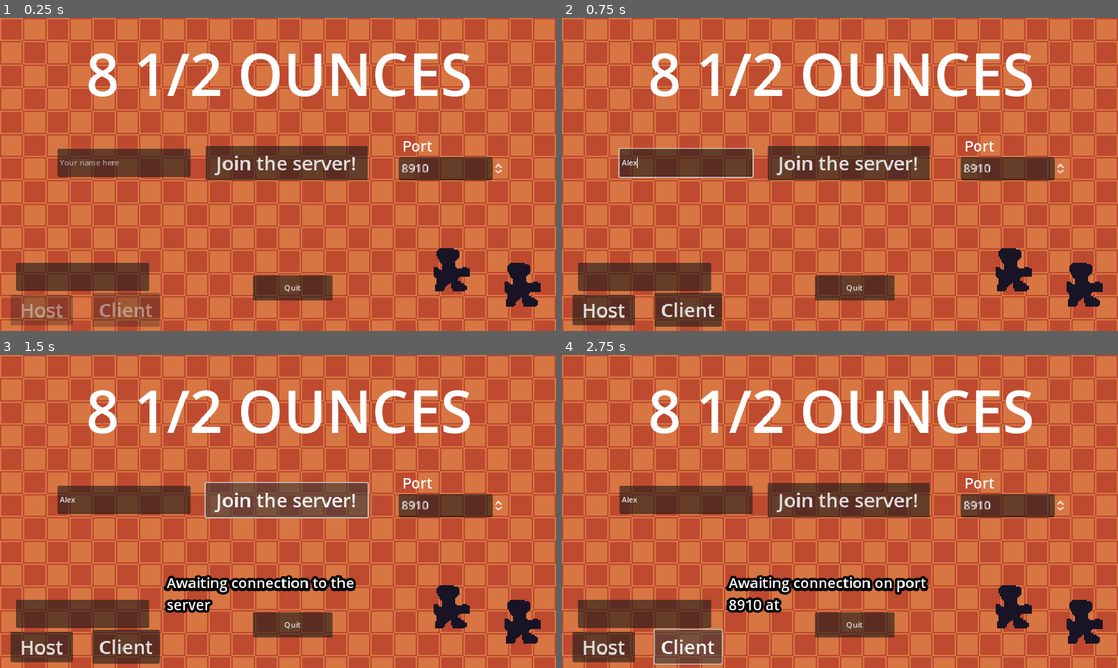
Above: before the commit, frames 1-4 (two rows, left to right).
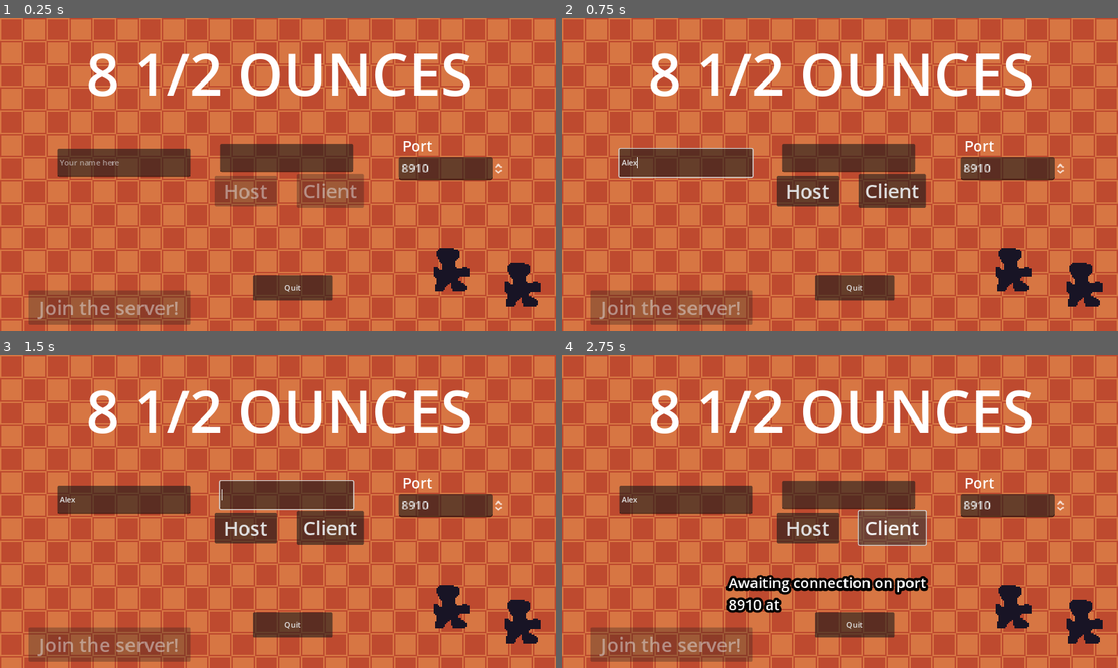
Above: after the commit, the same moments.

Repository: Deojee/project-sodalake
Game: Godot game, scene res://scenes/main_menu.tscn
The game is run twice, just before and just after one commit, with the same random seed, the same clock (stepped at 60 frames per second) and the same inputs. The engine's default icon, where the game draws it, is replaced by a stand-in: a white triangle on a blue panel in a dark square.
Inputs (mouse positions are in pixels of both pictures, inside the frame that each line leads up to):
- Up to frame 1 (0.25 s): no input
- Up to frame 2 (0.75 s): click (684, 161) at 0.52 s; type "Alex" at 0.6 s
- Up to frame 3 (1.5 s): click (289, 498) at 1.25 s, where only the run before the commit has a clickable "Join the server!"
- Up to frame 4 (2.75 s): click "Client" at 2 s

The runs differ from the first frame. In frame 1, 7.9% of the frame differs, in the area x 1-67%, y 40-99%; in frame 2, 9.1%; in frame 3, 11%; in frame 4, 9.2%.

Commit message:
disabled the join  server button

Diff:
--- a/scenes/main_menu.tscn
+++ b/scenes/main_menu.tscn
@@ -155,18 +155,18 @@
 horizontal_alignment = 1
 
 [node name="Host" type="Button" parent="."]
-offset_left = 22.0
-offset_top = 573.0
-offset_right = 151.0
-offset_bottom = 636.0
+offset_left = 445.0
+offset_top = 327.0
+offset_right = 574.0
+offset_bottom = 390.0
 theme_override_font_sizes/font_size = 40
 text = "Host"
 
 [node name="Client" type="Button" parent="."]
-offset_left = 192.0
-offset_top = 569.0
-offset_right = 331.0
-offset_bottom = 639.0
+offset_left = 615.0
+offset_top = 323.0
+offset_right = 754.0
+offset_bottom = 393.0
 theme_override_font_sizes/font_size = 40
 text = "Client"
 
@@ -178,11 +178,12 @@
 text = "Quit"
 
 [node name="Join the server" type="Button" parent="."]
-offset_left = 426.0
-offset_top = 265.0
-offset_right = 762.0
-offset_bottom = 336.0
+offset_left = 59.0
+offset_top = 564.0
+offset_right = 395.0
+offset_bottom = 635.0
 theme_override_font_sizes/font_size = 40
+disabled = true
 text = "Join the server!"
 
 [node name="port" type="SpinBox" parent="."]
@@ -214,10 +215,10 @@
 autowrap_mode = 2
 
 [node name="address" type="LineEdit" parent="."]
-offset_left = 33.0
-offset_top = 507.0
-offset_right = 309.0
-offset_bottom = 565.0
+offset_left = 456.0
+offset_top = 261.0
+offset_right = 732.0
+offset_bottom = 319.0
 
 [node name="nameTag" type="LineEdit" parent="."]
 offset_left = 119.0
--- a/scripts/main_menu.gd
+++ b/scripts/main_menu.gd
@@ -164,7 +164,6 @@
 
 	Globals.peer = ENetMultiplayerPeer.new()
 
-	var err = Globals.peer.create_client("mc.dotarsojat.net",8910)
 	multiplayer.multiplayer_peer = Globals.peer
 
 	$awaiting.text = "Awaiting connection to the server"
